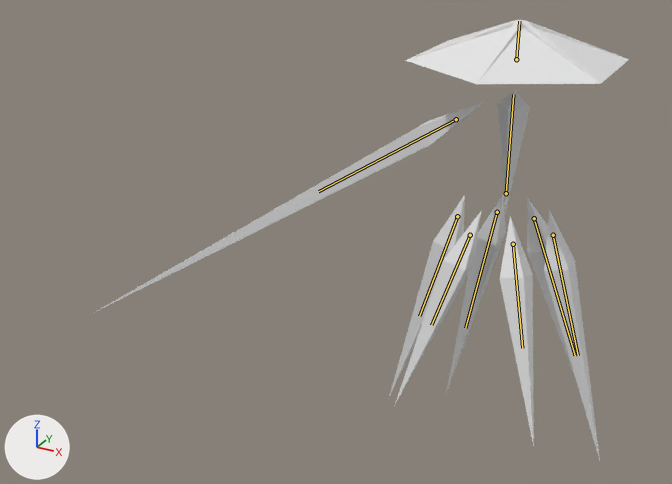
What one commit did to the Blender file Enemies/Clarity.blend.
The view is the same before and after, from a 50 mm lens placed at (17.6, -54.9, 25.8), pointed at (-14.4, 3.2, -3.2). The lights are fixed; the arrows at lower left show +X, +Y and +Z. The picture after the commit comes second. The bones that bend it are drawn over the model as lines.

The first picture shows 'Arm', 'BackLeft', 'BackRight', 'Center', 'FrontLeft', 'FrontRight', 'Hat', 'MiddleLeft', 'MiddleRight'.
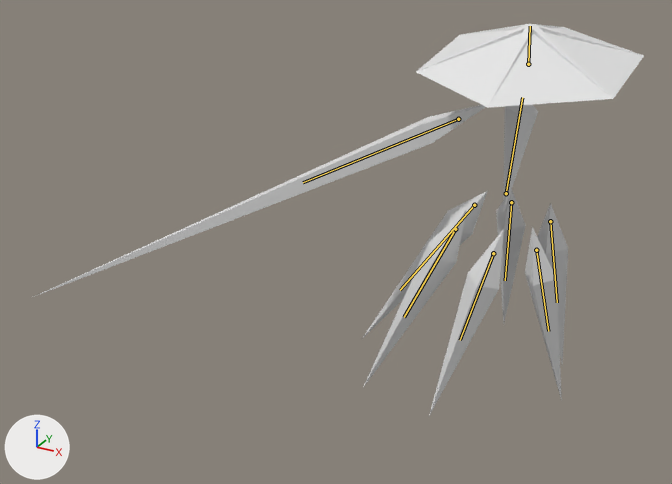
The newer file adds an action. The first version stands in its rest pose; the second is drawn at frame 0 of the action 'WalkLeft'.

The change in detail:
Bone 'Center' (bone_center) turns from (0, 0, 0) to (3, 9, -6) degrees about its own x, y and z.
Bone 'Hat' (bone_hat) turns from (0, 0, 0) to (5, -10, 6) degrees about its own x, y and z.
Bone 'Middle.L' (bone_middle_l) moves from (0.0, 0.0, 0.0) to (0.78, -0.25, -2.08).
Bone 'Middle.L' (bone_middle_l) turns from (0, 0, 0) to (-31, -33, 2) degrees about its own x, y and z.
Bone 'Front.L' (bone_front_l) moves from (0.0, 0.0, 0.0) to (-0.84, 0.65, -1.81).
Bone 'Front.L' (bone_front_l) turns from (0, 0, 0) to (-33, -32, 11) degrees about its own x, y and z.
Bone 'Back.L' (bone_back_l) moves from (0.0, 0.0, 0.0) to (1.44, -1.09, -0.54).
Bone 'Back.L' (bone_back_l) turns from (0, 0, 0) to (-27, -33, -9) degrees about its own x, y and z.
Bone 'Middle.R' (bone_middle_r) moves from (0.0, 0.0, 0.0) to (-0.68, -0.24, 2.15).
Bone 'Middle.R' (bone_middle_r) turns from (0, 0, 0) to (-5, -44, -5) degrees about its own x, y and z.
Bone 'Front.R' (bone_front_r) moves from (0.0, 0.0, 0.0) to (-1.92, 0.37, 0.18).
Bone 'Front.R' (bone_front_r) turns from (0, 0, 0) to (-12, -43, 9) degrees about its own x, y and z.
Bone 'Back.R' (bone_back_r) moves from (0.0, 0.0, 0.0) to (1.24, -0.89, 1.29).
Bone 'Back.R' (bone_back_r) turns from (0, 0, 0) to (-2, -40, -19) degrees about its own x, y and z.

What differs and where, as boxes (x1, y1, x2, y2) in the pictures (672 x 484 px):
'Hat', posed (31% taller): before (405, 20, 629, 84); after (416, 24, 644, 108)
'Arm', posed (16% wider, 8% shorter): before (95, 101, 486, 312); after (31, 105, 485, 298)
'FrontRight', posed (14% narrower): before (395, 210, 482, 404); after (429, 229, 504, 415)
'FrontLeft', posed (9% wider, 25% shorter): before (500, 216, 534, 447); after (525, 227, 562, 401)
'MiddleLeft', posed (44% narrower, 35% shorter): before (544, 210, 600, 460); after (537, 203, 568, 364)
'BackRight', posed (105% wider, 26% shorter): before (446, 195, 506, 393); after (363, 191, 487, 338)
'MiddleRight', posed (34% wider, 13% shorter): before (389, 195, 465, 397); after (364, 210, 466, 386)
'BackLeft', posed: before (527, 198, 576, 380); after (496, 190, 526, 324)
'Center', posed: before (498, 90, 530, 214); after (503, 104, 538, 213)
bone 'Center', root to tip: before (506, 193) to (513, 94); after (506, 193) to (522, 97)
bone 'Hat', root to tip: before (516, 59) to (519, 21); after (528, 64) to (530, 26)
bone 'Middle.L', root to tip: before (553, 235) to (578, 355); after (550, 221) to (557, 302)
bone 'Front.L', root to tip: before (513, 244) to (522, 348); after (536, 250) to (548, 331)
bone 'Back.L', root to tip: before (534, 218) to (575, 355); after (511, 202) to (505, 280)
bone 'Middle.R', root to tip: before (457, 216) to (419, 316); after (455, 229) to (404, 317)
bone 'Front.R', root to tip: before (470, 235) to (431, 325); after (493, 253) to (460, 340)
bone 'Back.R', root to tip: before (497, 212) to (465, 328); after (474, 205) to (400, 290)
